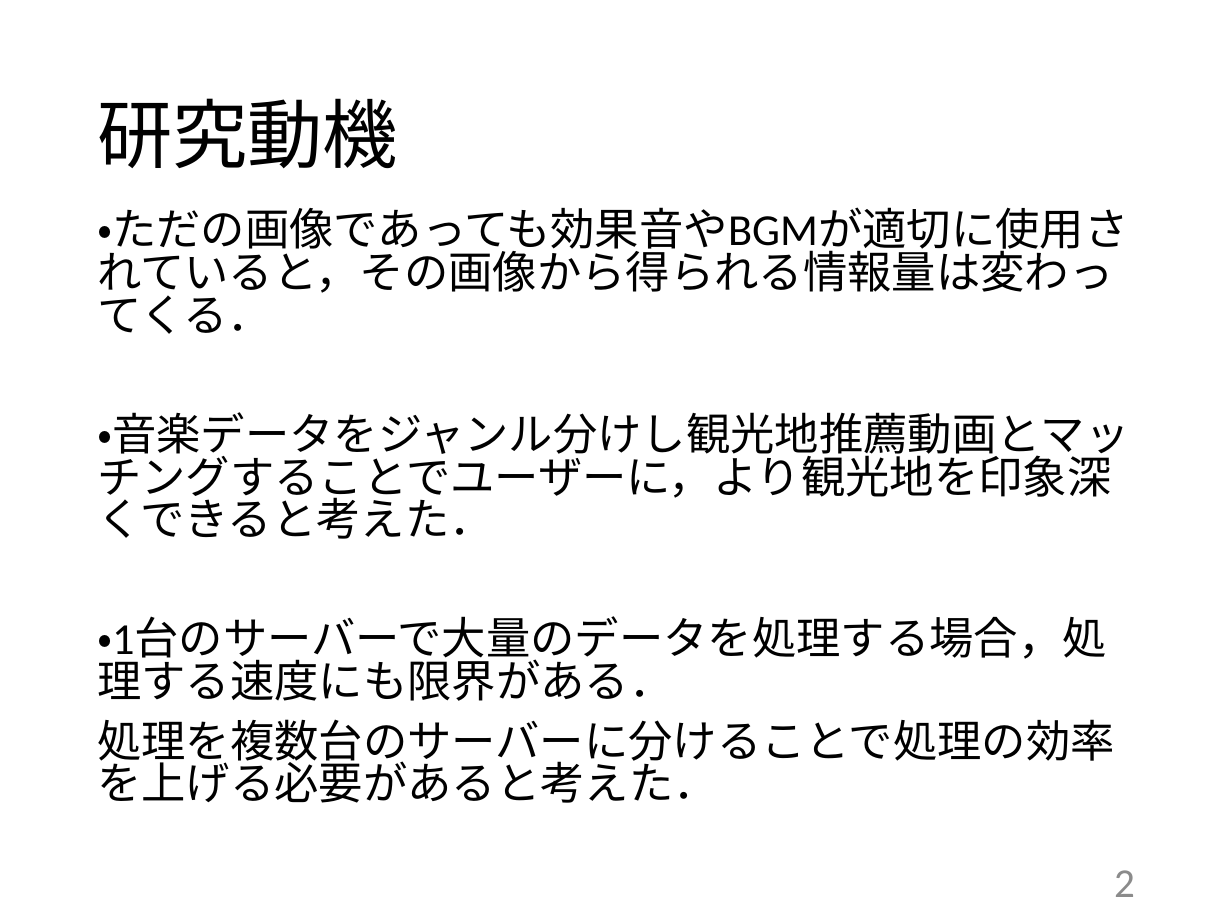
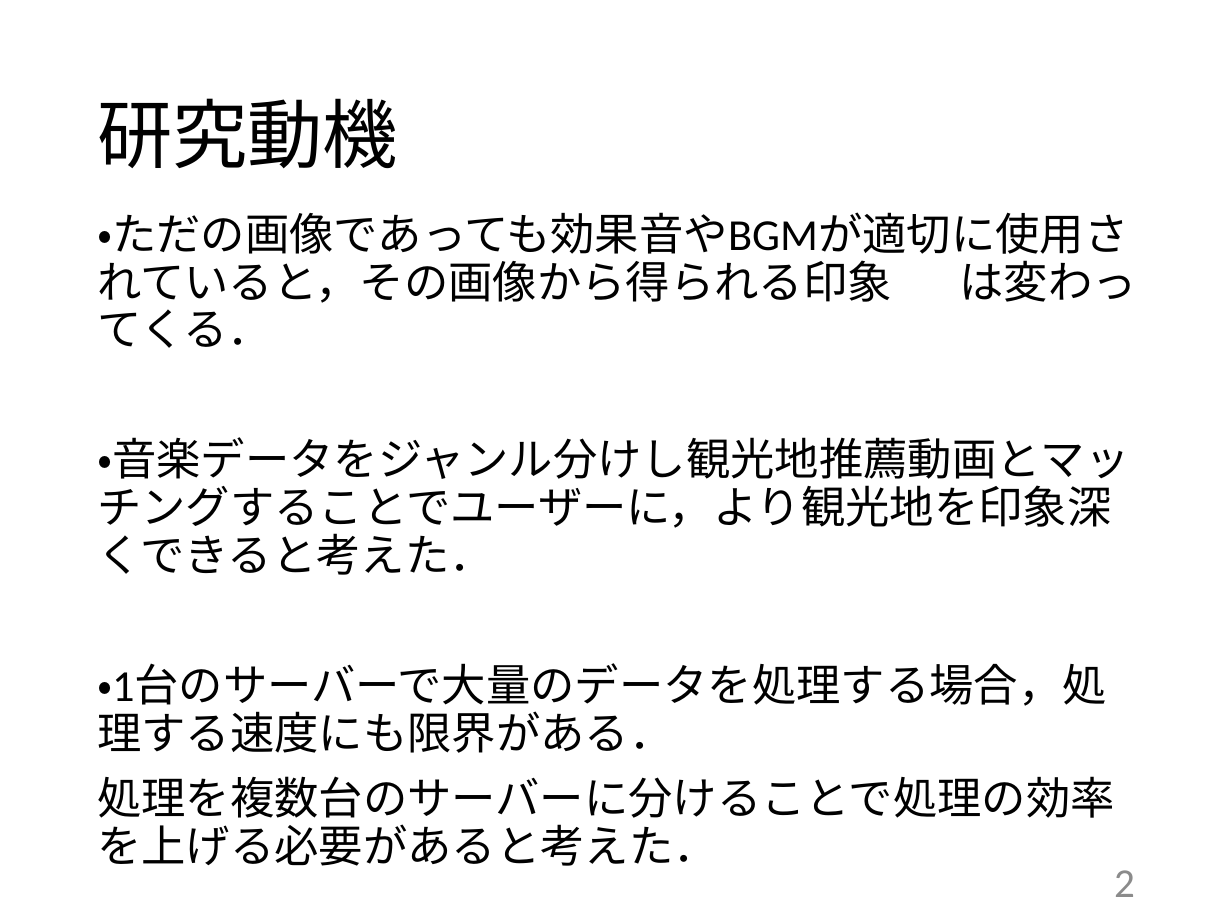
Before and after one commit to kait-takanolab/1821144-yoshii-thesis, a slide deck: slide 2 of 学部_中間発表_1821144.pptx. Drawn at 1232x924 pixels with LibreOffice and Linux fonts; fonts in the diff are those of the drawing. Boxes give left, top, right and bottom in pixels: in the first picture for what was removed or moved away, otherwise in the second. Text is boxed around its words. In the diff, an @@ line names an element or a change of style, - is before the commit and + after.

```diff
--- a/学部_中間発表_1821144.pptx
+++ b/学部_中間発表_1821144.pptx
@@ text at box(97, 212, 1136, 348): text changed @@
-・ただの画像であっても効果音やBGMが適切に使用されていると，その画像から得られる情報量は変わってくる．
+・ただの画像であっても効果音やBGMが適切に使用されていると，その画像から得られる印象 は変わってくる．
@@ text at box(97, 437, 1129, 825): line spacing 0.8 to 0.9 @@
```
Also in this commit, not shown: 2 other slides changed.
